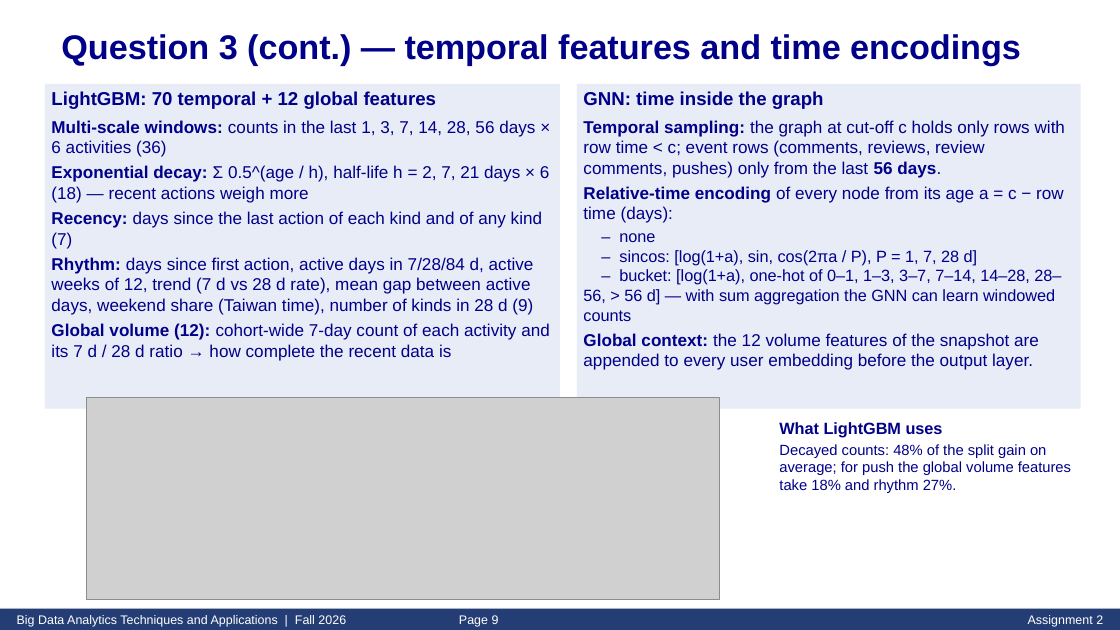
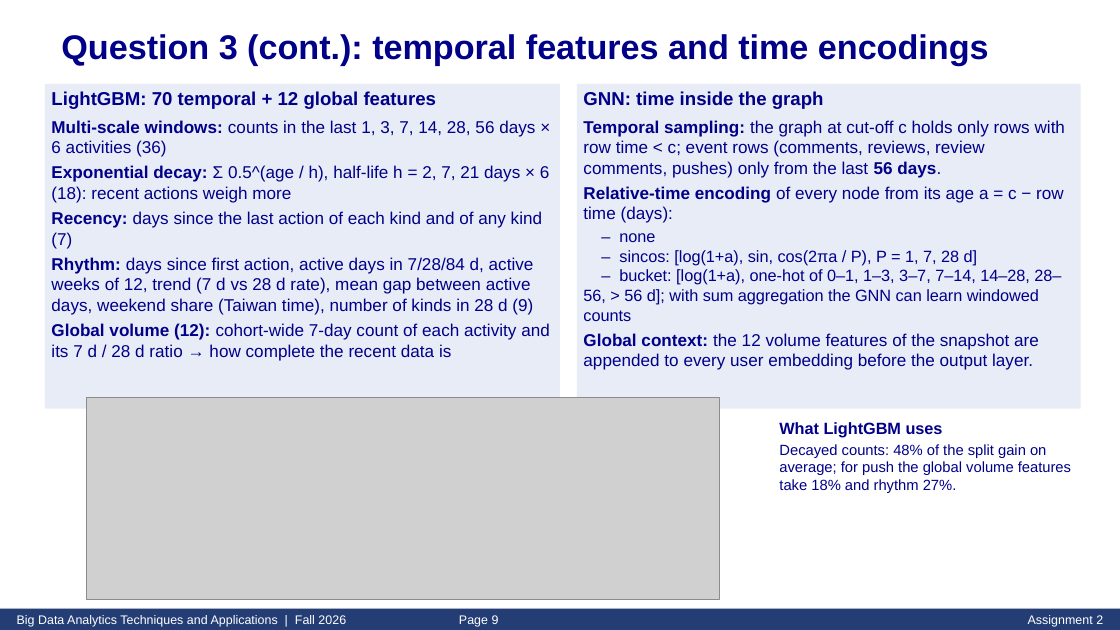
Before and after one commit to azamkhan555622848/LightGBM-and-the-graph-neural-network, a slide deck: slide 9 of slides/Asg2_413540002.pptx. Drawn at 1120x630 pixels with LibreOffice and Linux fonts; fonts in the diff are those of the drawing; grey boxes stand for pictures. Boxes give left, top, right and bottom in pixels: in the first picture for what was removed or moved away, otherwise in the second. Text is boxed around its words. In the diff, an @@ line names an element or a change of style, - is before the commit and + after.

```diff
--- a/slides/Asg2_413540002.pptx
+++ b/slides/Asg2_413540002.pptx
@@ text at (61,34,989,66): text changed @@
-Question 3 (cont.) — temporal features and time encodings
+Question 3 (cont.): temporal features and time encodings
@@ text in rectangle at (51,165,550,203): text changed @@
-Exponential decay: Σ 0.5^(age / h), half-life h = 2, 7, 21 days × 6 (18) — recent actions weigh more
+Exponential decay: Σ 0.5^(age / h), half-life h = 2, 7, 21 days × 6 (18): recent actions weigh more
@@ text in rectangle at (583,269,1061,321): text changed @@
-– bucket: [log(1+a), one-hot of 0–1, 1–3, 3–7, 7–14, 14–28, 28–56, > 56 d] — with sum aggregation the GNN can learn windowed counts
+– bucket: [log(1+a), one-hot of 0–1, 1–3, 3–7, 7–14, 14–28, 28–56, > 56 d]; with sum aggregation the GNN can learn windowed counts
```
Also in this commit, not shown: 10 other slides changed, 4 other files.
